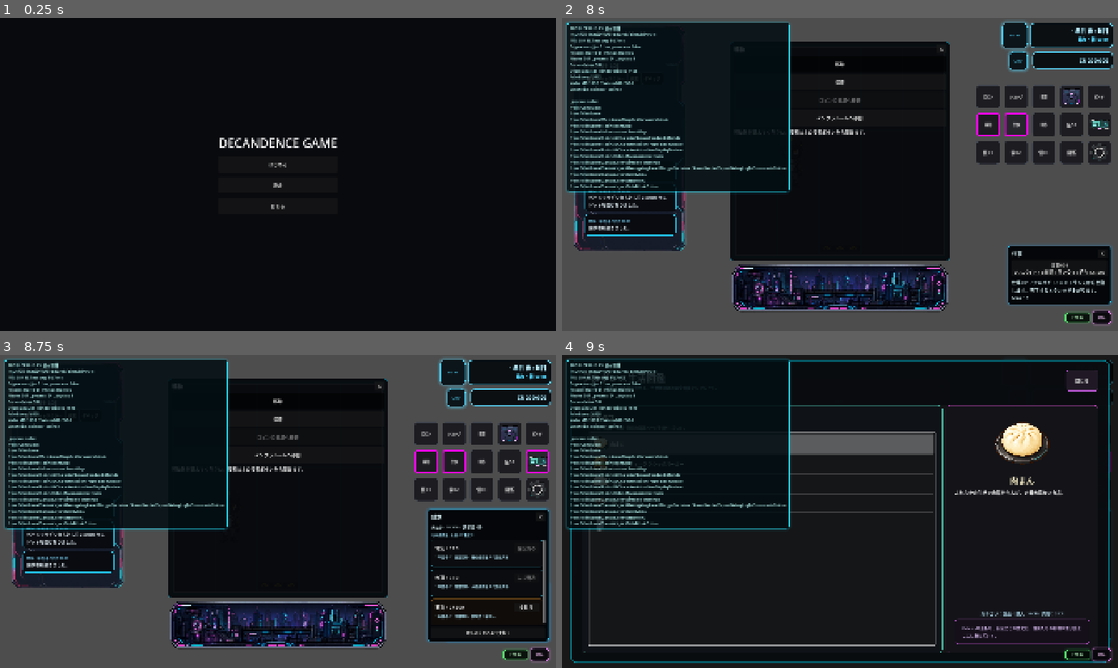
Above: before the commit, frames 1-4 (two rows, left to right).
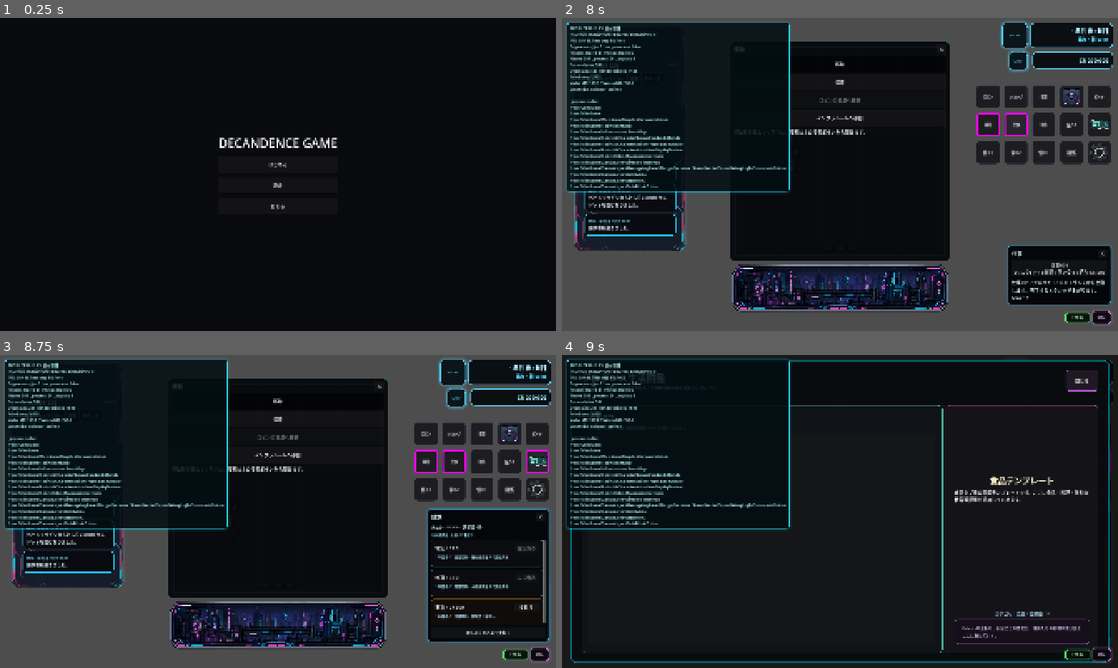
Above: after the commit, the same moments.

Repository: grimoire1089-coder/optimistic
Game: Godot game, scene res://Scenes/Boot/TitleScene.tscn
Two runs of this game, one before a commit and one after it. Both use one fixed random seed, a clock stepped at 60 frames per second and the inputs below. Sound files missing from this copy of the repository are replaced by a short silence.
Inputs (mouse positions are in pixels of both pictures, inside the frame that each line leads up to):
- Up to frame 1 (0.25 s): no input
- Up to frame 2 (8 s): click "はじめる" at 0.5 s; click "ロビン" at 1.25 s; click "制作" at 2 s; click "ショップ" at 2.75 s; click "書籍" at 3.5 s; click (1073, 96) at 4.25 s; click "ビルド" at 5 s; click "ビルド中" at 5.75 s; click "移動" at 6.5 s; click "仕事" at 7.25 s
- Up to frame 3 (8.75 s): click (539, 461) at 8 s
- Up to frame 4 (9 s): click "図鑑" at 8.75 s

Frames 1-3 are identical in both runs. In frame 4, 4.8% of the frame differs, in the area x 4-95%, y 21-94%.

Commit message:
Use custom framed encyclopedia food rows

Diff:
--- a/Scripts/UI/Encyclopedia/EncyclopediaOverlay.gd
+++ b/Scripts/UI/Encyclopedia/EncyclopediaOverlay.gd
@@ -9,9 +9,13 @@
 	"res://Data/Items/Food/Food_0008_WaterBottle.tres",
 ]
 
+const FOOD_ROW_HEIGHT := 76.0
+const FOOD_ICON_FRAME_SIZE := Vector2(72.0, 72.0)
+const FOOD_ICON_SIZE := Vector2(64.0, 64.0)
+
 @export var category_tabs_path: NodePath = NodePath("ScreenMargin/MainPanel/MainMargin/RootRows/CategoryTabs")
 @export var close_button_path: NodePath = NodePath("ScreenMargin/MainPanel/MainMargin/RootRows/Header/CloseButton")
-@export var food_item_list_path: NodePath = NodePath("ScreenMargin/MainPanel/MainMargin/RootRows/CategoryTabs/FoodPage/FoodListPanel/FoodListMargin/FoodListRows/FoodItemList")
+@export var food_item_rows_path: NodePath = NodePath("ScreenMargin/MainPanel/MainMargin/RootRows/CategoryTabs/FoodPage/FoodListPanel/FoodListMargin/FoodListRows/FoodItemScroll/FoodItemRows")
 @export var detail_icon_path: NodePath = NodePath("ScreenMargin/MainPanel/MainMargin/RootRows/CategoryTabs/FoodPage/FoodDetailPanel/FoodDetailMargin/FoodDetailRows/DetailIcon")
 @export var detail_name_label_path: NodePath = NodePath("ScreenMargin/MainPanel/MainMargin/RootRows/CategoryTabs/FoodPage/FoodDetailPanel/FoodDetailMargin/FoodDetailRows/DetailNameLabel")
 @export var detail_description_label_path: NodePath = NodePath("ScreenMargin/MainPanel/MainMargin/RootRows/CategoryTabs/FoodPage/FoodDetailPanel/FoodDetailMargin/FoodDetailRows/DetailDescriptionLabel")
@@ -22,13 +26,15 @@
 
 var _category_tabs: TabContainer
 var _close_button: Button
-var _food_item_list: ItemList
+var _food_item_rows: VBoxContainer
 var _detail_icon: TextureRect
 var _detail_name_label: Label
 var _detail_description_label: RichTextLabel
 var _detail_meta_label: Label
 var _game_clock: Node
 var _food_entries: Array[Dictionary] = []
+var _food_row_buttons: Array[Button] = []
+var _selected_food_index: int = -1
 var _was_tree_paused: bool = false
 var _has_saved_tree_pause: bool = false
 var _was_clock_paused: bool = false
@@ -45,7 +51,6 @@
 	_apply_visual_theme()
 	_setup_tabs()
 	_connect_close_button()
-	_connect_food_list()
 	_populate_food_entries()
 	set_process_unhandled_input(true)
 
@@ -69,8 +74,9 @@
 	_pause_game()
 	_populate_food_entries()
 
-	if _food_item_list != null and _food_item_list.get_item_count() > 0:
-		_food_item_list.grab_focus()
+	var selected_row := _get_selected_food_row()
+	if selected_row != null:
+		selected_row.grab_focus()
 
 
 func close_encyclopedia() -> void:
@@ -98,8 +104,8 @@
 		_category_tabs = get_node_or_null(category_tabs_path) as TabContainer
 	if _close_button == null and not close_button_path.is_empty():
 		_close_button = get_node_or_null(close_button_path) as Button
-	if _food_item_list == null and not food_item_list_path.is_empty():
-		_food_item_list = get_node_or_null(food_item_list_path) as ItemList
+	if _food_item_rows == null and not food_item_rows_path.is_empty():
+		_food_item_rows = get_node_or_null(food_item_rows_path) as VBoxContainer
 	if _detail_icon == null and not detail_icon_path.is_empty():
 		_detail_icon = get_node_or_null(detail_icon_path) as TextureRect
 	if _detail_name_label == null and not detail_name_label_path.is_empty():
@@ -124,36 +130,132 @@
 		_close_button.pressed.connect(close_encyclopedia)
 
 
-func _connect_food_list() -> void:
-	if _food_item_list == null:
-		return
-	if not _food_item_list.item_selected.is_connected(_on_food_item_selected):
-		_food_item_list.item_selected.connect(_on_food_item_selected)
-
-
 func _populate_food_entries() -> void:
-	if _food_item_list == null:
+	if _food_item_rows == null:
 		return
 
 	_food_entries.clear()
-	_food_item_list.clear()
+	_clear_food_rows()
 
 	for item_path in food_item_paths:
 		var entry := _make_food_entry(String(item_path))
 		if entry.is_empty():
 			continue
-		var icon := entry.get("icon") as Texture2D
-		_food_item_list.add_item(String(entry.get("display_name", "未登録食品")), icon, true)
-		var index := _food_item_list.get_item_count() - 1
-		_food_item_list.set_item_tooltip(index, String(entry.get("description", "")))
-		_food_item_list.set_item_metadata(index, entry)
 		_food_entries.append(entry)
-
-	if _food_item_list.get_item_count() > 0:
-		_food_item_list.select(0)
-		_show_food_entry(_food_entries[0])
+		var row := _make_food_row(entry, _food_entries.size() - 1)
+		_food_item_rows.add_child(row)
+		_food_row_buttons.append(row)
+
+	if _food_entries.size() > 0:
+		_select_food_entry(0)
 	else:
 		_show_empty_detail()
+
+
+func _clear_food_rows() -> void:
+	_selected_food_index = -1
+	_food_row_buttons.clear()
+	if _food_item_rows == null:
+		return
+	for child in _food_item_rows.get_children():
+		child.queue_free()
+
+
+func _make_food_row(entry: Dictionary, index: int) -> Button:
+	var row := Button.new()
+	row.custom_minimum_size = Vector2(0.0, FOOD_ROW_HEIGHT)
+	row.size_flags_horizontal = Control.SIZE_EXPAND_FILL
+	row.focus_mode = Control.FOCUS_ALL
+	row.mouse_default_cursor_shape = Control.CURSOR_POINTING_HAND
+	row.text = ""
+	row.tooltip_text = String(entry.get("description", ""))
+	row.pressed.connect(Callable(self, "_on_food_row_pressed").bind(index))
+	_apply_food_row_style(row, false)
+
+	var margin := MarginContainer.new()
+	margin.mouse_filter = Control.MOUSE_FILTER_IGNORE
+	margin.add_theme_constant_override("margin_left", 6)
+	margin.add_theme_constant_override("margin_top", 2)
+	margin.add_theme_constant_override("margin_right", 8)
+	margin.add_theme_constant_override("margin_bottom", 2)
+	row.add_child(margin)
+
+	var hbox := HBoxContainer.new()
+	hbox.mouse_filter = Control.MOUSE_FILTER_IGNORE
+	hbox.size_flags_horizontal = Control.SIZE_EXPAND_FILL
+	hbox.size_flags_vertical = Control.SIZE_EXPAND_FILL
+	hbox.alignment = BoxContainer.ALIGNMENT_BEGIN
+	hbox.add_theme_constant_override("separation", 12)
+	margin.add_child(hbox)
+
+	var icon_frame := PanelContainer.new()
+	icon_frame.custom_minimum_size = FOOD_ICON_FRAME_SIZE
+	icon_frame.mouse_filter = Control.MOUSE_FILTER_IGNORE
+	icon_frame.add_theme_stylebox_override("panel", _make_style(Color(0.020, 0.026, 0.032, 0.98), Color(0.0, 1.2, 1.2, 0.95), 4, 10, 4.0))
+	hbox.add_child(icon_frame)
+
+	var icon_margin := MarginContainer.new()
+	icon_margin.mouse_filter = Control.MOUSE_FILTER_IGNORE
+	icon_margin.add_theme_constant_override("margin_left", 4)
+	icon_margin.add_theme_constant_override("margin_top", 4)
+	icon_margin.add_theme_constant_override("margin_right", 4)
+	icon_margin.add_theme_constant_override("margin_bottom", 4)
+	icon_frame.add_child(icon_margin)
+
+	var icon := TextureRect.new()
+	icon.custom_minimum_size = FOOD_ICON_SIZE
+	icon.texture = entry.get("icon") as Texture2D
+	icon.expand_mode = TextureRect.EXPAND_IGNORE_SIZE
+	icon.stretch_mode = TextureRect.STRETCH_KEEP_ASPECT_CENTERED
+	icon.mouse_filter = Control.MOUSE_FILTER_IGNORE
+	icon_margin.add_child(icon)
+
+	var name_label := Label.new()
+	name_label.text = String(entry.get("display_name", "未登録食品"))
+	name_label.size_flags_horizontal = Control.SIZE_EXPAND_FILL
+	name_label.size_flags_vertical = Control.SIZE_EXPAND_FILL
+	name_label.vertical_alignment = VERTICAL_ALIGNMENT_CENTER
+	name_label.autowrap_mode = TextServer.AUTOWRAP_WORD_SMART
+	name_label.clip_text = true
+	name_label.add_theme_color_override("font_color", Color(0.92, 0.98, 1.0, 1.0))
+	name_label.add_theme_font_size_override("font_size", 16)
+	hbox.add_child(name_label)
+
+	return row
+
+
+func _on_food_row_pressed(index: int) -> void:
+	_select_food_entry(index)
+
+
+func _select_food_entry(index: int) -> void:
+	if index < 0 or index >= _food_entries.size():
+		return
+	_selected_food_index = index
+	for row_index in range(_food_row_buttons.size()):
+		_apply_food_row_style(_food_row_buttons[row_index], row_index == _selected_food_index)
+	_show_food_entry(_food_entries[index])
+
+
+func _get_selected_food_row() -> Button:
+	if _selected_food_index < 0 or _selected_food_index >= _food_row_buttons.size():
+		return null
+	return _food_row_buttons[_selected_food_index]
+
+
+func _apply_food_row_style(row: Button, is_selected: bool) -> void:
+	if row == null:
+		return
+	if is_selected:
+		row.add_theme_stylebox_override("normal", _make_style(Color(0.20, 0.20, 0.23, 0.96), Color(0.0, 1.45, 1.45, 0.95), 2, 9, 4.0))
+		row.add_theme_stylebox_override("hover", _make_style(Color(0.23, 0.23, 0.27, 0.98), Color(0.0, 1.80, 1.80, 1.0), 2, 9, 4.0))
+		row.add_theme_stylebox_override("pressed", _make_style(Color(0.08, 0.25, 0.28, 1.0), Color(0.25, 2.0, 2.0, 1.0), 2, 9, 4.0))
+		row.add_theme_stylebox_override("focus", _make_style(Color(0.20, 0.20, 0.23, 0.96), Color(0.0, 1.80, 1.80, 1.0), 2, 9, 4.0))
+		return
+	row.add_theme_stylebox_override("normal", _make_style(Color(0.075, 0.080, 0.092, 0.88), Color(0.18, 0.28, 0.30, 0.62), 1, 9, 4.0))
+	row.add_theme_stylebox_override("hover", _make_style(Color(0.12, 0.13, 0.15, 0.96), Color(0.0, 1.25, 1.25, 0.82), 2, 9, 4.0))
+	row.add_theme_stylebox_override("pressed", _make_style(Color(0.08, 0.20, 0.22, 1.0), Color(0.25, 1.6, 1.6, 0.95), 2, 9, 4.0))
+	row.add_theme_stylebox_override("focus", _make_style(Color(0.12, 0.13, 0.15, 0.96), Color(0.0, 1.25, 1.25, 0.82), 2, 9, 4.0))
 
 
 func _make_food_entry(item_path: String) -> Dictionary:
@@ -176,12 +278,6 @@
 		"buy_price": int(resource.get("buy_price")),
 		"sell_price": int(resource.get("sell_price")),
 	}
-
-
-func _on_food_item_selected(index: int) -> void:
-	if index < 0 or index >= _food_entries.size():
-		return
-	_show_food_entry(_food_entries[index])
 
 
 func _show_food_entry(entry: Dictionary) -> void:
@@ -278,10 +374,6 @@
 		_close_button.add_theme_stylebox_override("hover", _make_style(Color(0.18, 0.12, 0.20, 0.98), Color(1.0, 0.55, 1.0, 0.92), 2, 10, 8.0))
 		_close_button.add_theme_stylebox_override("pressed", _make_style(Color(0.08, 0.20, 0.23, 1.0), Color(0.25, 2.0, 2.0, 1.0), 2, 10, 8.0))
 
-	if _food_item_list != null:
-		_food_item_list.add_theme_color_override("font_color", Color(0.88, 0.98, 1.0, 1.0))
-		_food_item_list.add_theme_color_override("font_selected_color", Color(1.0, 1.0, 1.0, 1.0))
-
 
 func _make_style(bg_color: Color, border_color: Color, border_width: int, corner_radius: int, margin: float = 3.0) -> StyleBoxFlat:
 	var style := StyleBoxFlat.new()
